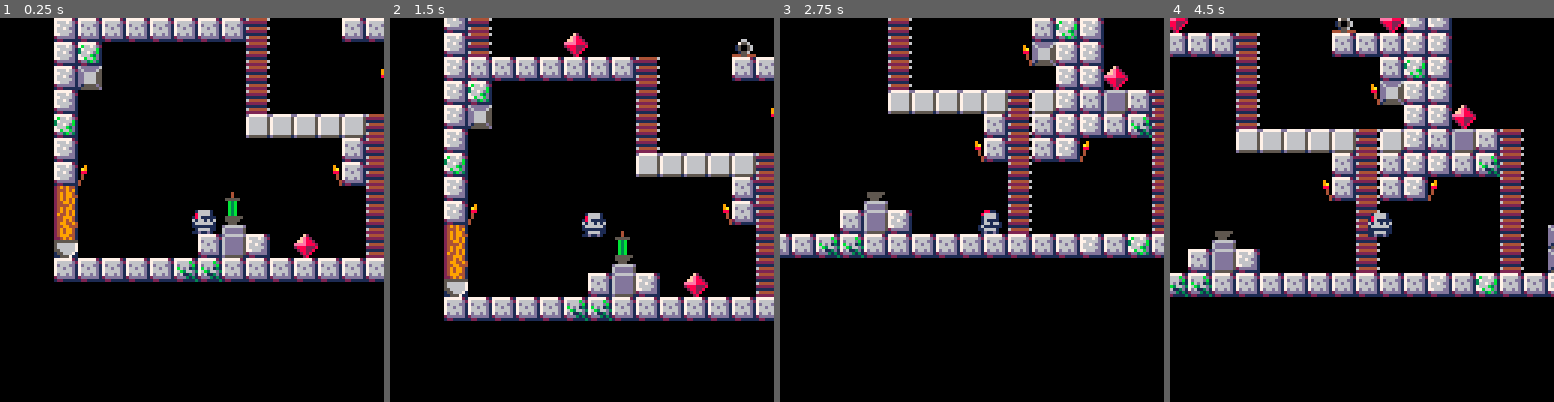
Above: before the commit, frames 1-4 (left to right).
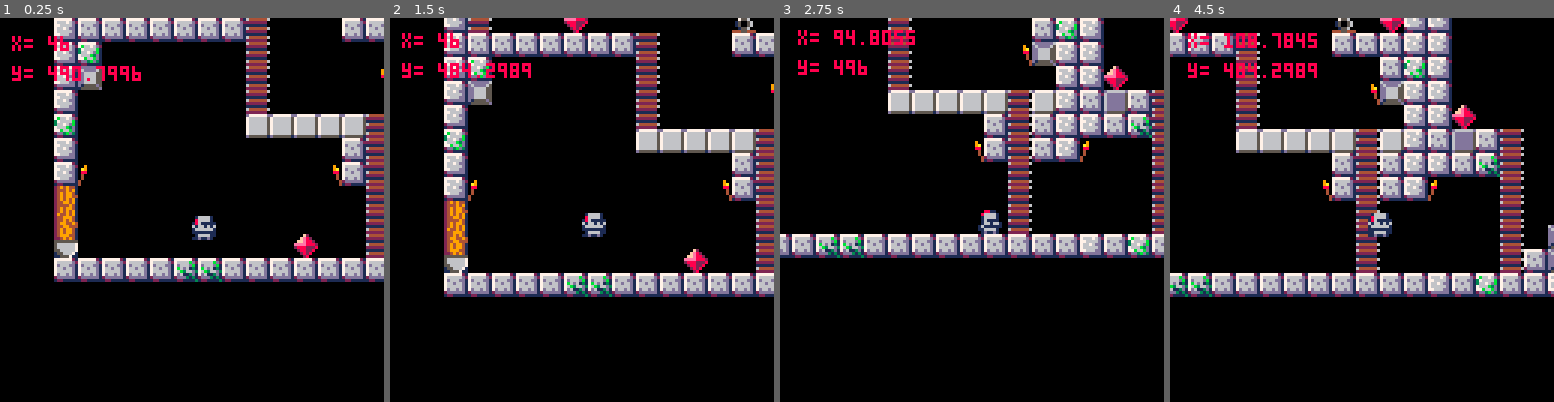
Above: after the commit, the same moments.

Repository: DMatthieu/Nibelheim-Ascension
Game: PICO-8 cartridge main.p8
Two runs of this game, one before a commit and one after it. Both use one fixed random seed, a clock stepped at 60 frames per second and the inputs below.
Inputs:
- Up to frame 1 (0.25 s): no input
- Up to frame 2 (1.5 s): tap X (X key) at 0.33, 1.07 s; tap O (Z key) at 0.7 s
- Up to frame 3 (2.75 s): hold Right 1.6-2.1 s; tap O (Z key) at 1.7, 2.1, 2.5 s; tap X (X key) at 1.85 s; hold Up 2.15-2.42 s; hold Right from 2.47 s (still down)
- Up to frame 4 (4.5 s): tap O (Z key) every 0.4 s from 2.9 to 4.1 s; tap X (X key) at 2.97, 4.08 s; release Right at 3.03 s; hold Left 3.08-3.58 s; hold Right from 4.02 s (still down)

The runs differ from the first frame. In frame 1, 2.5% of the frame differs, in the area x 3-71%, y 4-63%; in frame 2, 24%, in the area x 3-100%, y 0-79%; in frame 3, 2.2%; in frame 4, 2.9%.

Commit message:
monster factory structure in game_map

Diff:
--- a/main.p8
+++ b/main.p8
@@ -5,6 +5,7 @@
 #include src/game.lua
 #include src/classes/game_map.lua
 #include src/classes/player.lua
+#include src/classes/goblin.lua
 
 
 function _init()
--- a/src/classes/game_map.lua
+++ b/src/classes/game_map.lua
@@ -4,9 +4,17 @@
 function Game_map:new()
   local instance = setmetatable({}, Game_map)
 
+  instance.monsters = {
+    {m_type = Goblin:new(367, 496) },
+    {m_type = Goblin:new(350, 496) },
+  }
   return instance
 end
 
 function Game_map:draw()
   map(0,0,0,0)
+
+  for m in all(self.monsters) do
+    m.m_type:draw()
+  end
 end
--- /dev/null
+++ b/src/classes/goblin.lua
@@ -0,0 +1,57 @@
+Goblin = {}
+Goblin.__index = Goblin
+
+function Goblin:new(x, y)
+  local instance = setmetatable({}, Goblin)
+
+  instance.x = x
+  instance.y = y
+  instance.w = 0
+  instance.h = 0
+  instance.anim = 0
+  instance.sp = 41--sprite
+  instance.pv = 1
+  instance.flp = false
+  --states
+  instance.alive = true
+  instance.dead = false
+
+  return instance
+end
+
+function Goblin:update()
+  --hurt to death
+  if self.pv <= 0 then
+    self.spr = 0
+    sfx(4)
+    self:die()
+  end
+
+  --animate
+  self:animate()
+end
+
+function Goblin:draw()
+  spr(self.sp, self.x, self.y,1,1,self.flp,false)
+end
+
+--*****************
+
+function Goblin:receive_damage(dmg)
+  self.pv -= dmg
+end
+
+function Goblin:die()
+  self.alive = false
+  self.dead = true
+end
+
+function Goblin:animate()
+  if time() - self.anim > .1 then
+      self.anim = time()
+      self.sp += 1
+      if self.sp > 42 then
+        self.sp = 41
+      end
+    end
+end
--- a/src/classes/player.lua
+++ b/src/classes/player.lua
@@ -221,8 +221,8 @@
     end
   end
 
-  -- print("x= "..self.x, self.x - 60, self.y-60,8)
-  -- print("y= "..self.y, self.x - 60, self.y-50,8)
+  print("x= "..self.x, self.x - 60, self.y-60,8)
+  print("y= "..self.y, self.x - 60, self.y-50,8)
 end
 
 --******************
Not shown, changed: 17 lines of the sprite sheet (__gfx__) section of main.p8
Not shown, changed: the thumbnail (__label__) section of main.p8
